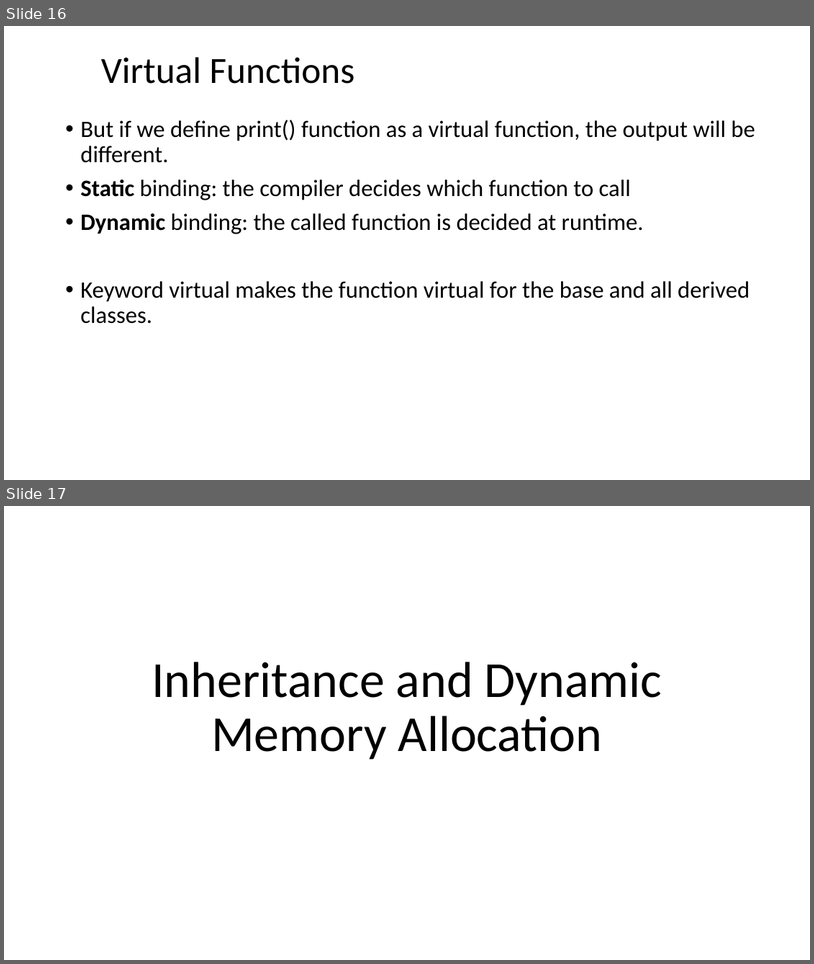
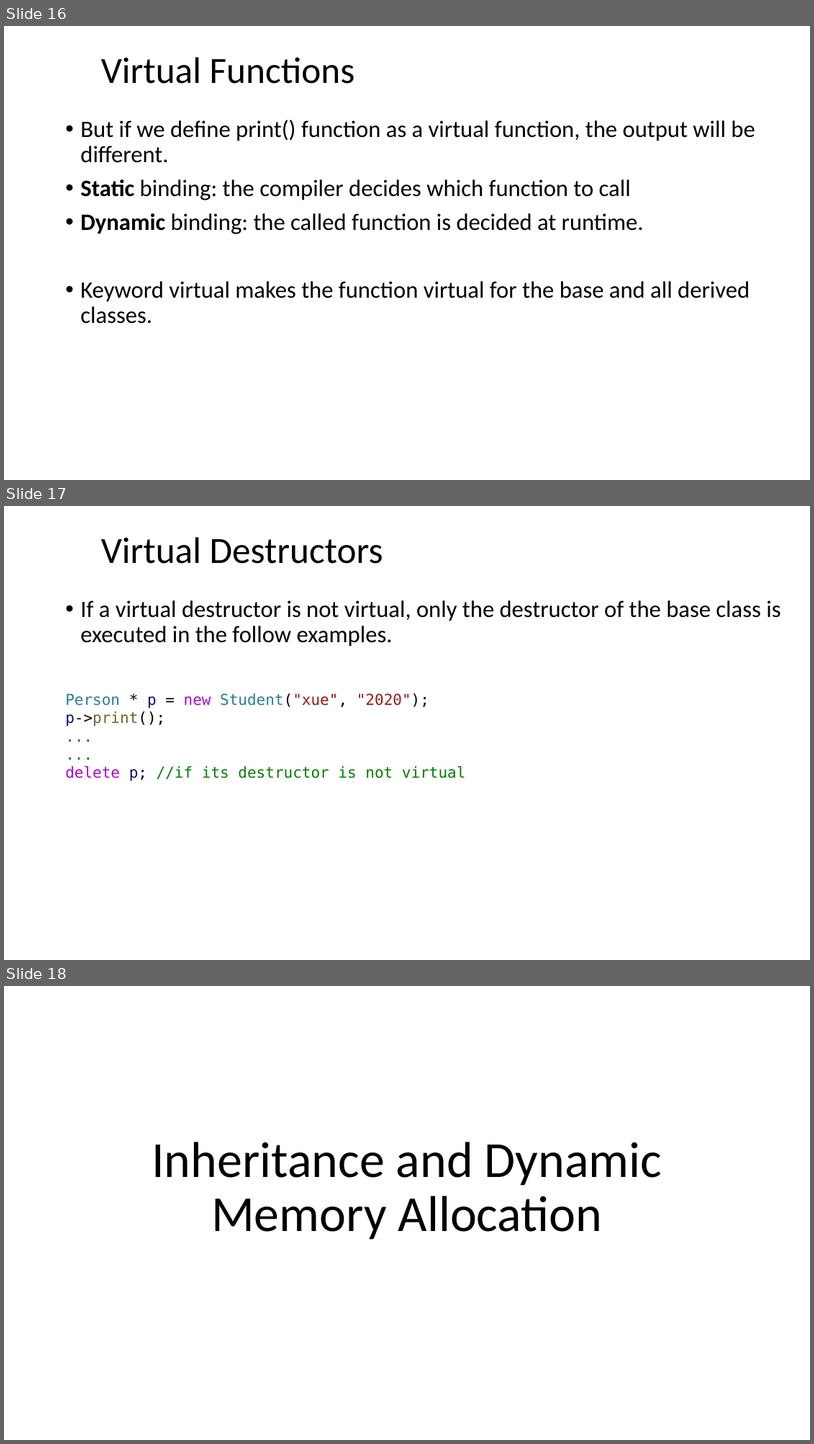
Before and after one commit to dayekuaipao/CPPLearning, a slide deck: week12/Lecture12.pptx. Shown one above the other, each under a label of ours: slides 16 and 17 before the commit, slides 16, 17 and 18 after it. The pictures are 814x964 and 814x1444 pixels, drawn with LibreOffice and Linux fonts; fonts in the diff are those of the drawing; background and template pictures are left out. Boxes give left, top, right and bottom in pixels: in the first picture for what was removed or moved away, otherwise in the second. Text is boxed around its words. In the diff, an @@ line names an element or a change of style, - is before the commit and + after.

```diff
--- a/week12/Lecture12.pptx
+++ b/week12/Lecture12.pptx
@@ slide 17 added at (x1=4, y1=506, x2=810, y2=960), background #FFFFFF @@
@@ title added at (x1=101, y1=537, x2=383, y2=564), 44 pt, text #000000 @@
+Virtual Destructors
@@ text added at (x1=80, y1=600, x2=781, y2=646), 28 pt, text #000000 @@
+• If a virtual destructor is not virtual, only the destructor of the base class is executed in the follow examples.
@@ text added at (x1=65, y1=693, x2=466, y2=781), 18 pt, text #008000 @@
+Person * p = new Student("xue", "2020");
+p->print();
+...
+...
+delete p; //if its destructor is not virtual
@@ what was slide 17 is now slide 18 @@
```
Also in this commit, not shown: 2 slides changed, 2 other files.
